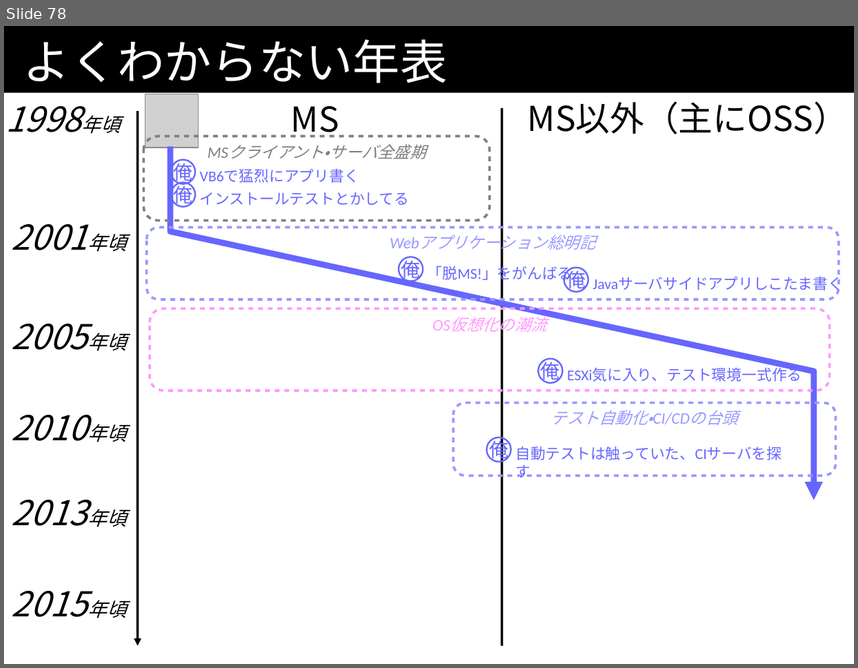
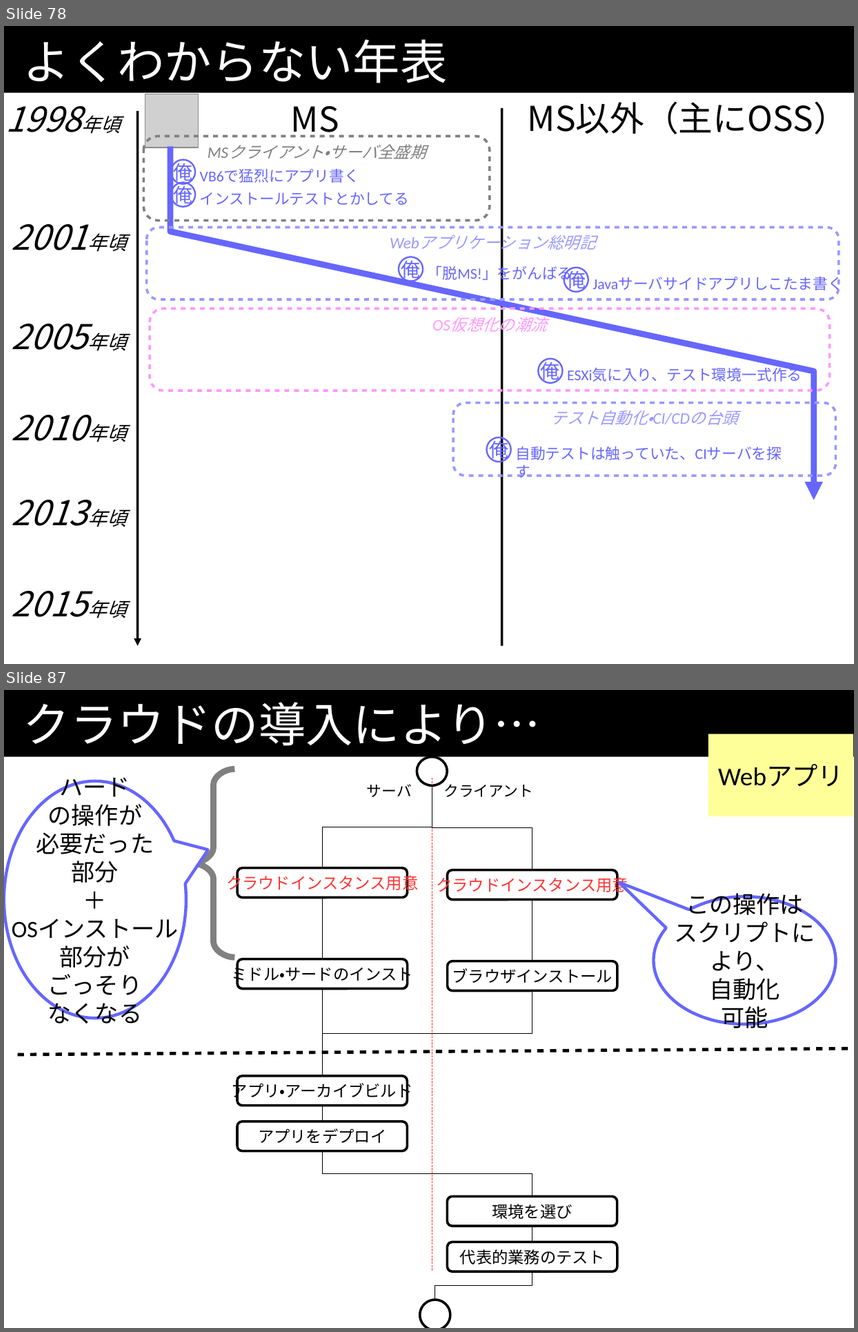
Before and after one commit to kazuhito-m/kazuhito-m.github.io, a slide deck: _drafts/comcamp2016.odp. Shown one above the other, each under a label of ours: slide 78 before the commit, slides 78 and 87 after it; the slides between them are not shown. The pictures are 858x668 and 858x1332 pixels, drawn with LibreOffice and Linux fonts; fonts in the diff are those of the drawing; grey boxes stand for pictures. Boxes give left, top, right and bottom in pixels: in the first picture for what was removed or moved away, otherwise in the second. Text is boxed around its words. In the diff, an @@ line names an element or a change of style, - is before the commit and + after.

```diff
--- a/_drafts/comcamp2016.odp
+++ b/_drafts/comcamp2016.odp
@@ slide 87 added at (x1=4, y1=690, x2=854, y2=1328), background #FFFFFF; not listed: 1 template element that a slide beside it also shows @@
@@ title added at (x1=23, y1=702, x2=541, y2=746), 44 pt, text #FFFFFF @@
+クラウドの導入により…
@@ rectangle added at (x1=709, y1=734, x2=854, y2=816), fill #FFFF99, 24 pt, text #000000 @@
+Webアプリ
@@ freeform shape added at (x1=192, y1=769, x2=234, y2=957), outline #808080 5.67 pt @@
@@ ellipse added at (x1=417, y1=757, x2=447, y2=786), fill #FFFFFF, outline #000000 2.3 pt @@
@@ speech bubble added at (x1=4, y1=781, x2=186, y2=1018), fill #FFFFFF, outline #6666FF 2.83 pt, 22 pt, text #000000 @@
+ハード
+の操作が
+必要だった
+部分
+＋
+OSインストール
+部分が
+ごっそり
+なくなる
@@ elbow line added from (432, 786) to (323, 868), #000000 0 pt @@
@@ text added at (x1=367, y1=782, x2=533, y2=797), 14 pt, text #000000 @@
+サーバ クライアント
@@ line added from (432, 778) to (432, 1270), #FF3333 0 pt @@
@@ elbow line added from (432, 786) to (533, 869), #000000 0 pt @@
@@ rounded rectangle added at (x1=238, y1=868, x2=408, y2=898), outline #000000 2.3 pt, 15 pt, text #FF3333 @@
+クラウドインスタンス用意
@@ rounded rectangle added at (x1=448, y1=869, x2=617, y2=899), outline #000000 2.3 pt, 15 pt, text #FF3333 @@
+クラウドインスタンス用意
@@ line added from (323, 898) to (323, 959), #000000 0 pt @@
@@ line added from (533, 900) to (533, 960), #000000 0 pt @@
@@ speech bubble added at (x1=654, y1=897, x2=836, y2=1024), fill #FFFFFF, outline #6666FF 2.83 pt, 22 pt, text #000000 @@
+この操作は
+スクリプトに
+より、
+自動化
+可能
@@ rounded rectangle added at (x1=238, y1=959, x2=408, y2=989), outline #000000 2.3 pt, 15 pt, text #000000 @@
+ミドル・サードのインスト
@@ rounded rectangle added at (x1=448, y1=960, x2=617, y2=990), outline #000000 2.3 pt, 15 pt, text #000000 @@
+ブラウザインストール
@@ line added from (323, 989) to (323, 1076), #000000 0 pt @@
@@ elbow line added from (533, 991) to (323, 1076), #000000 0 pt @@
@@ line added from (848, 1049) to (16, 1054), #000000 3 pt @@
@@ rounded rectangle added at (x1=237, y1=1076, x2=407, y2=1105), outline #000000 2.3 pt, 15 pt, text #000000 @@
+アプリ・アーカイブビルド
@@ rounded rectangle added at (x1=238, y1=1121, x2=408, y2=1150), outline #000000 2.3 pt, 15 pt, text #000000 @@
+アプリをデプロイ
@@ line added from (323, 1105) to (323, 1121), #000000 0 pt @@
@@ elbow line added from (323, 1150) to (533, 1196), #000000 0 pt @@
@@ rounded rectangle added at (x1=448, y1=1196, x2=617, y2=1225), outline #000000 2.3 pt, 15 pt, text #000000 @@
+環境を選び
@@ line added from (533, 1226) to (533, 1241), #000000 0 pt @@
@@ rounded rectangle added at (x1=448, y1=1241, x2=617, y2=1271), outline #000000 2.3 pt, 15 pt, text #000000 @@
+代表的業務のテスト
@@ elbow line added from (533, 1272) to (435, 1299), #000000 0 pt @@
@@ ellipse added at (x1=420, y1=1299, x2=450, y2=1328), fill #FFFFFF, outline #000000 2.3 pt @@
```
Also in this commit, not shown: 4 slides changed, 31 other slides added, 1 other file.
